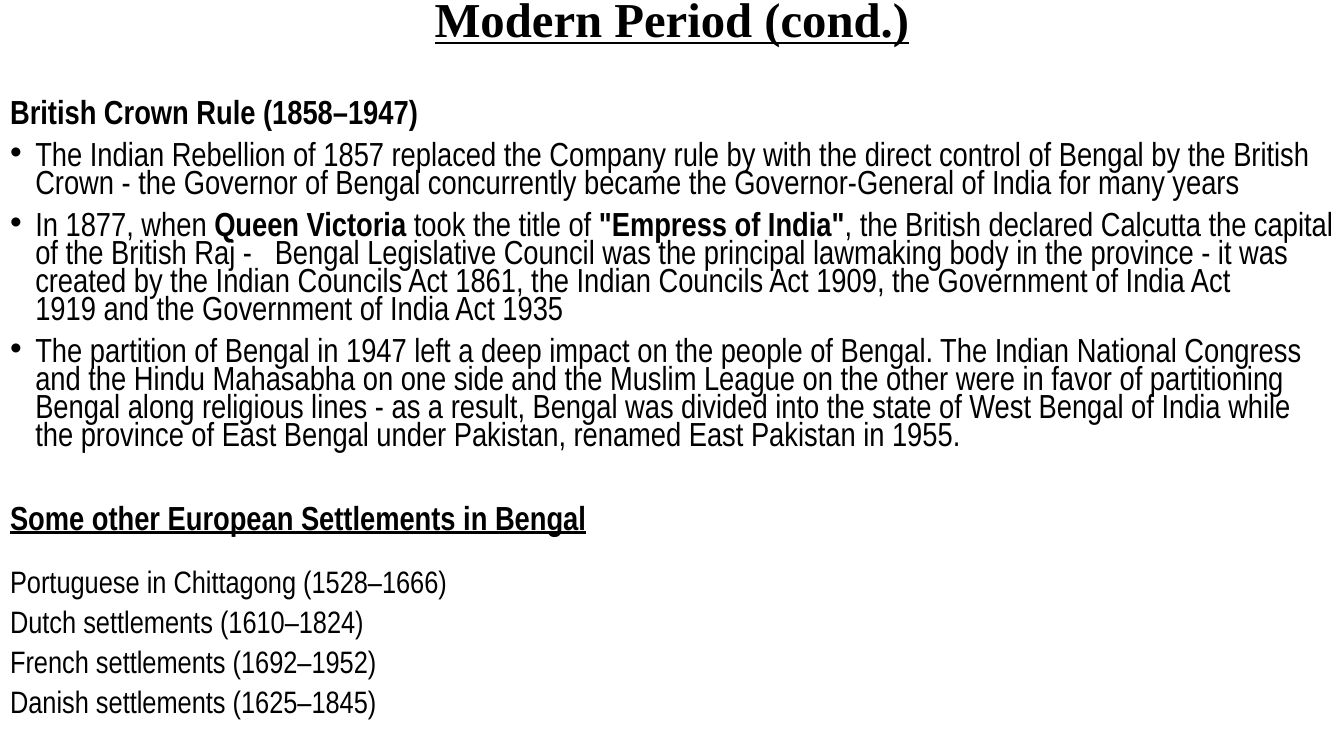
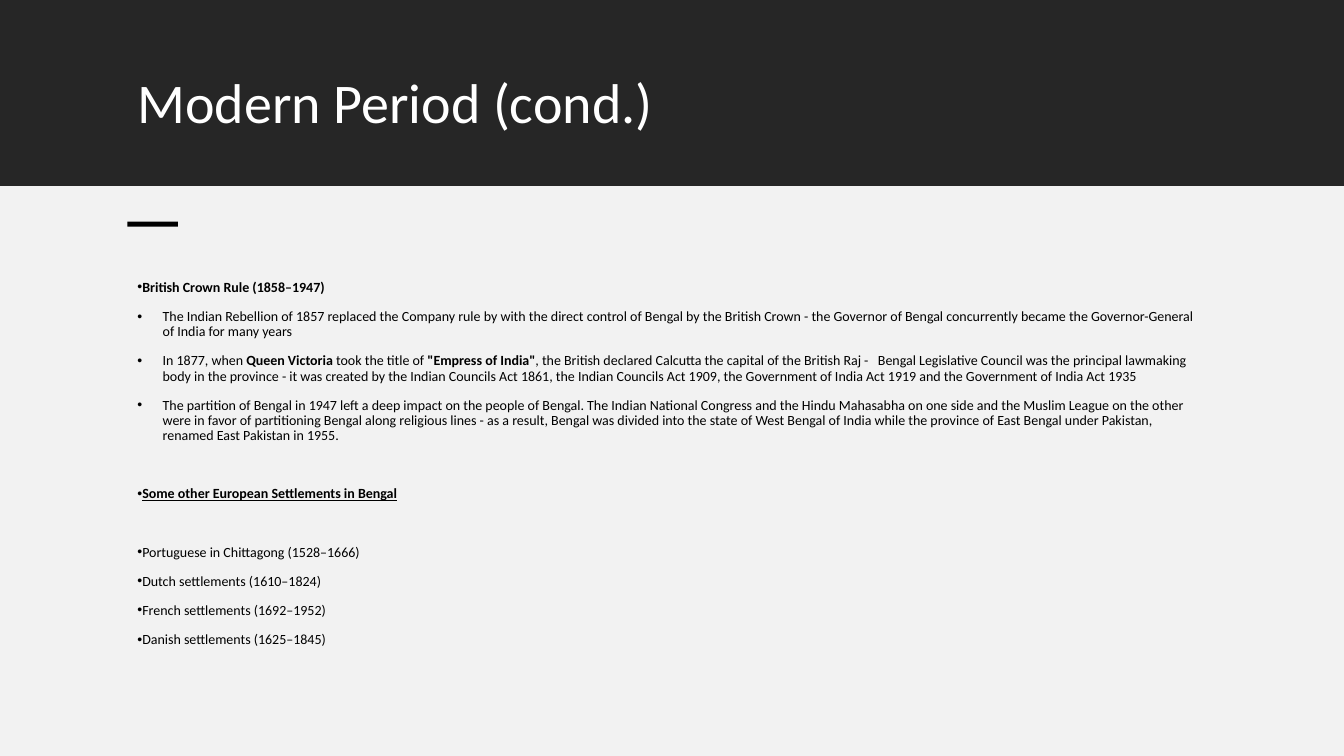
Before and after one commit to MOO-ORG/CSE220, a slide deck: slide 11 of Notes/HST 103_T4 Periodization (Medieval and Modern).pptx. Drawn at 1344x756 pixels with LibreOffice and Linux fonts; fonts in the diff are those of the drawing. Boxes give left, top, right and bottom in pixels: in the first picture for what was removed or moved away, otherwise in the second. Text is boxed around its words. In the diff, an @@ line names an element or a change of style, - is before the commit and + after.

```diff
--- a/Notes/HST 103_T4 Periodization (Medieval and Modern).pptx
+++ b/Notes/HST 103_T4 Periodization (Medieval and Modern).pptx
@@ rectangle added at bbox=[0, 0, 1344, 186], fill #262626 @@
@@ text at bbox=[435, 3, 909, 47]: paragraph removed @@
-Modern Period (cond.)
@@ text added at bbox=[138, 82, 653, 131], 40 pt, text #FFFFFF @@
+Modern Period (cond.)
@@ rectangle added at bbox=[0, 187, 1344, 756], fill #F2F2F2 @@
@@ rectangle added at bbox=[128, 222, 178, 227], fill #000000 @@
@@ text "British Crown Rule (1858–1947)": place and size @@
-text "British Crown Rule (1858–1947)" at bbox=[10, 3, 1333, 719]
+text "British Crown Rule (1858–1947)" at bbox=[137, 282, 1193, 646]
@@ text "British Crown Rule (1858–1947)" at bbox=[137, 282, 1193, 646]: size 23.8 to 10 pt in "British Crown Rule (1858–1947)", "The Indian Rebellion of 1857 replaced the ...", "In 1877, when Queen Victoria took the ...", "The partition of Bengal in 1947 left ..." and 1 more places; font Arial Narrow to Calibri; size 22.1 to 10 pt in "Portuguese in Chittagong (1528–1666)", "Dutch settlements (1610–1824)", "French settlements (1692–1952)", "Danish settlements (1625–1845)"; bullet none to •; line spacing 0.7 to 0.9 @@
```
Also in this commit, not shown: 11 other slides changed, 5 other files.
